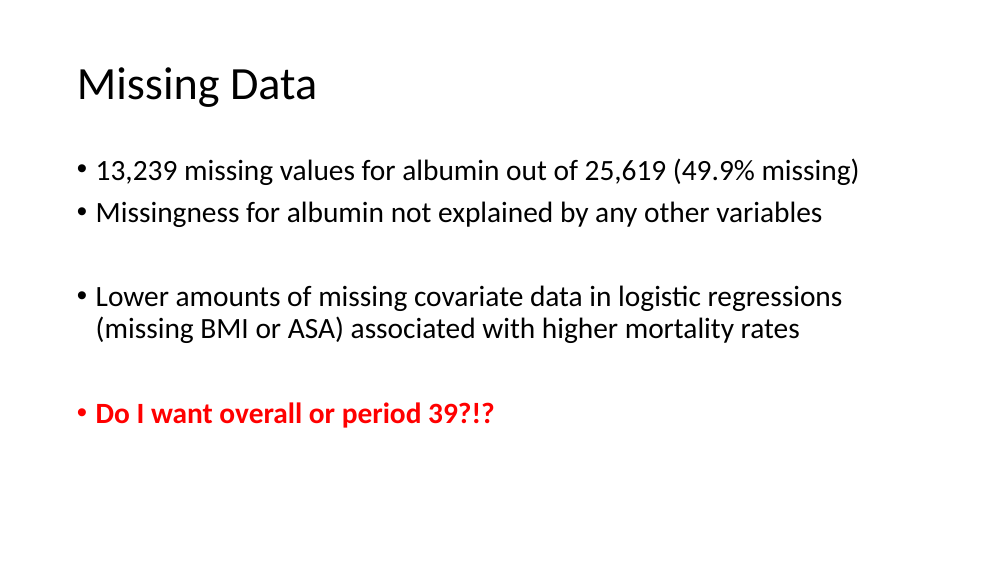
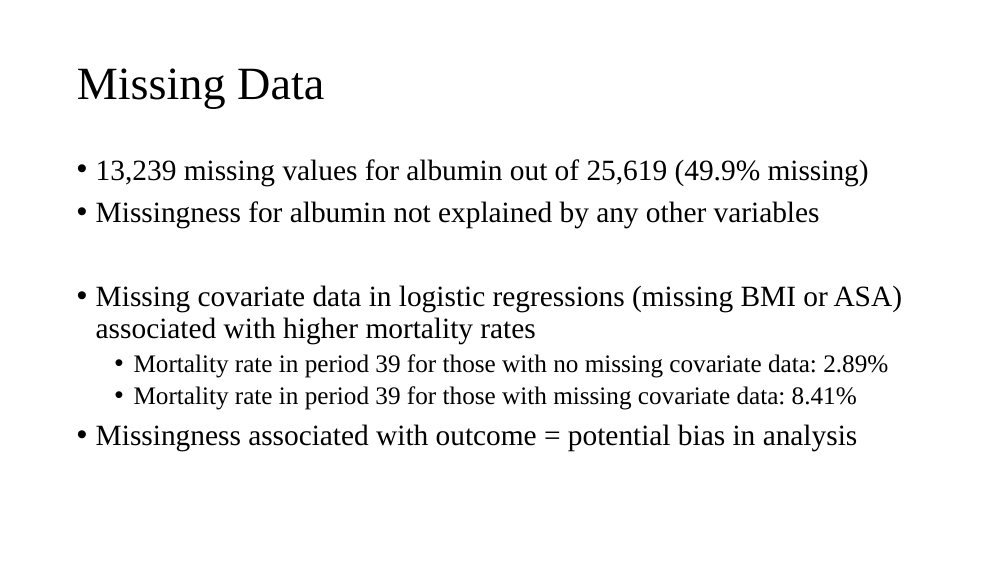
Before and after one commit to johnsra3/bios6623-johnsra3, a slide deck: slide 3 of Project2/Reports/Project 2 Final Presentation.pptx. Drawn at 1008x567 pixels with LibreOffice and Linux fonts; fonts in the diff are those of the drawing. Boxes give left, top, right and bottom in pixels: in the first picture for what was removed or moved away, otherwise in the second. Text is boxed around its words. In the diff, an @@ line names an element or a change of style, - is before the commit and + after.

Commit message:
Finished presentation

```diff
--- a/Project2/Reports/Project 2 Final Presentation.pptx
+++ b/Project2/Reports/Project 2 Final Presentation.pptx
@@ title "Missing Data" at box(77, 68, 324, 109): font Calibri to Times New Roman @@
@@ text at box(96, 159, 869, 228): font Calibri to Times New Roman in "13,239 missing values for albumin out of ...", "Missingness for albumin not explained by any ..." @@
@@ text at box(96, 285, 903, 452): text changed; font Calibri to Times New Roman @@
-• Lower amounts of missing covariate data in logistic regressions (missing BMI or ASA) associated with higher mortality rates
-• Do I want overall or period 39?!?
+• Missing covariate data in logistic regressions (missing BMI or ASA) associated with higher mortality rates
+  • Mortality rate in period 39 for those with no missing covariate data: 2.89%
+  • Mortality rate in period 39 for those with missing covariate data: 8.41%
+• Missingness associated with outcome = potential bias in analysis
```
Also in this commit, not shown: 6 other slides changed, 1 other file.
